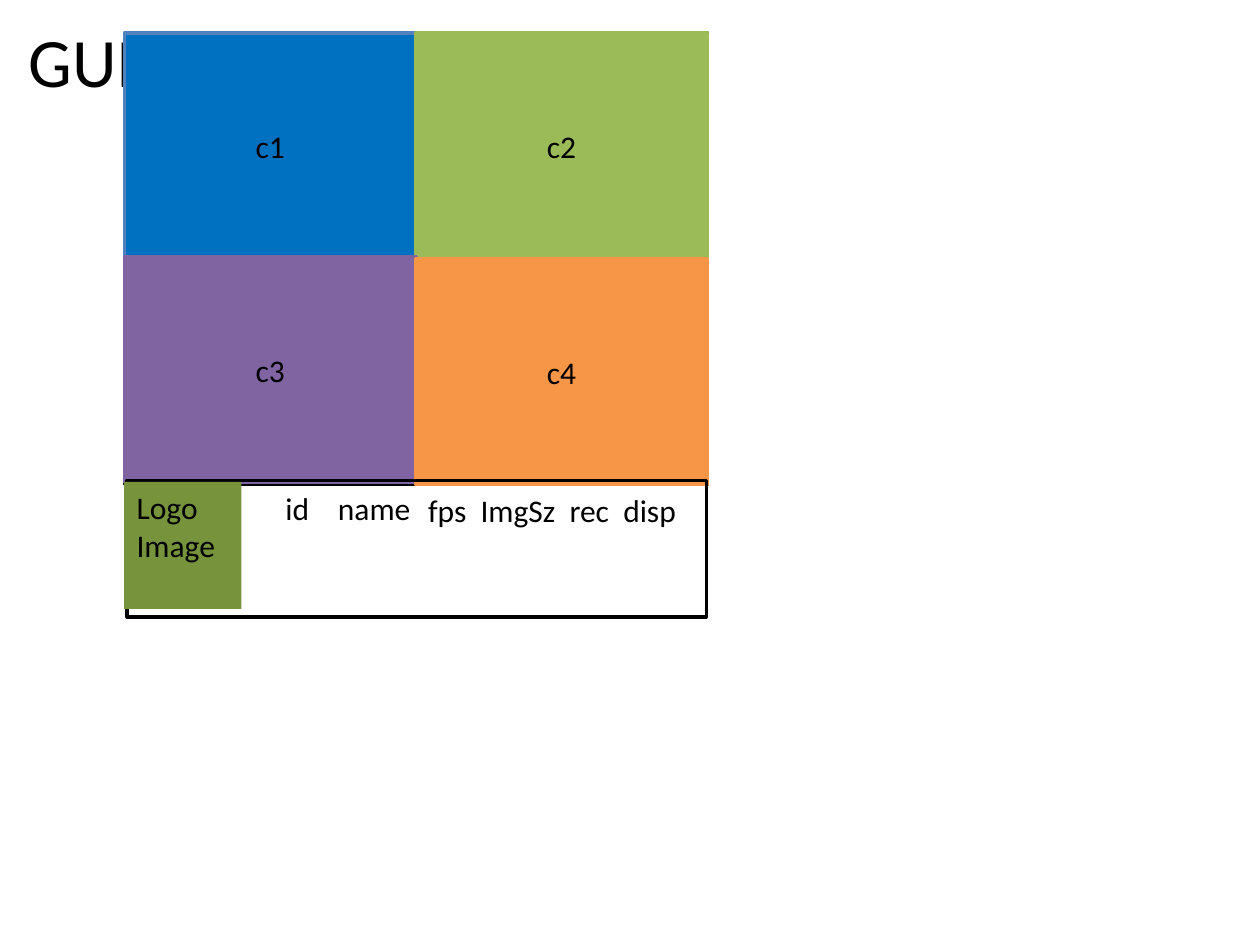
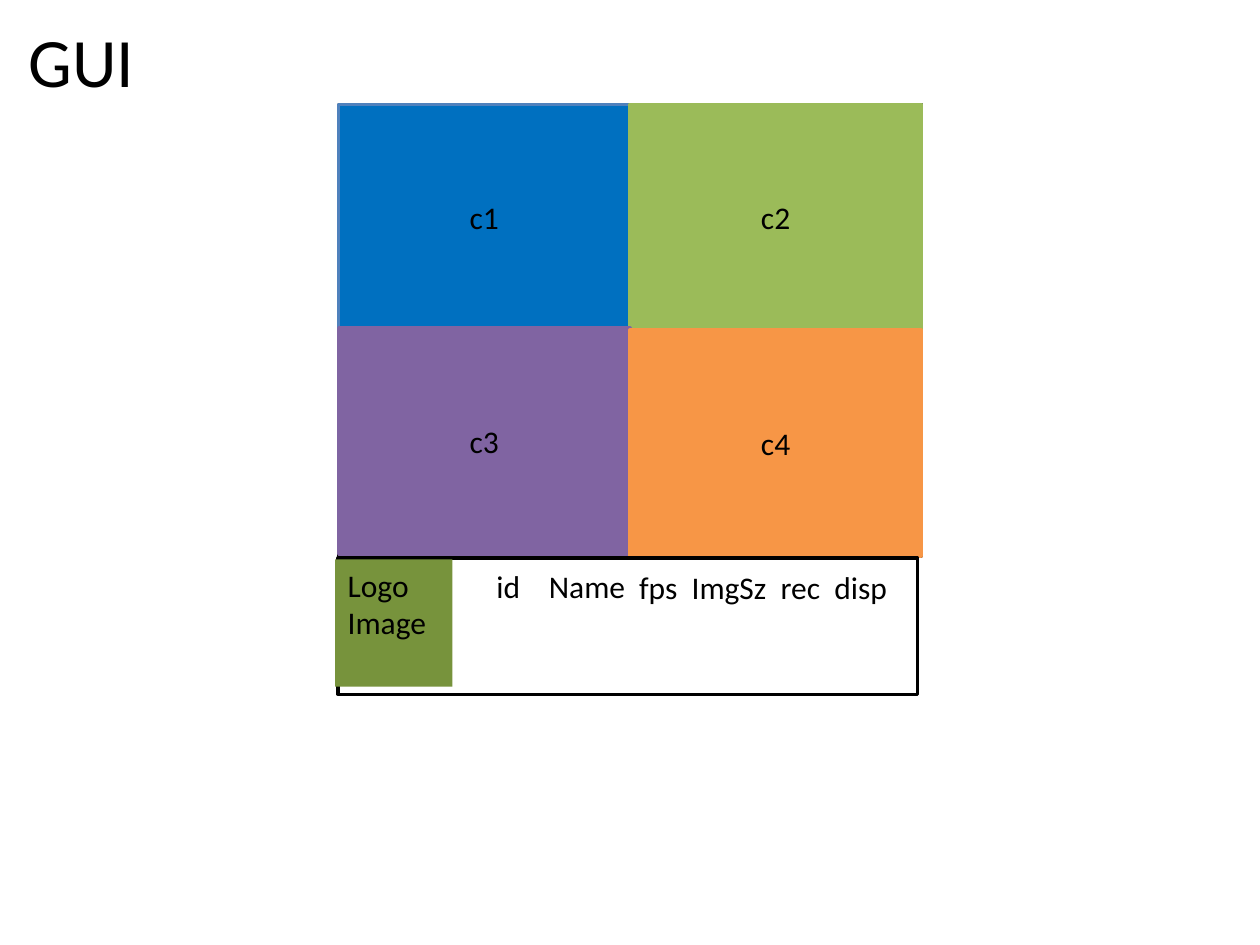
Before and after one commit to shunguang/xEyes, a slide deck: slide 7 of doc/xEyes-overview_v0.pptx. Drawn at 1260x945 pixels with LibreOffice and Linux fonts; fonts in the diff are those of the drawing. Boxes give left, top, right and bottom in pixels: in the first picture for what was removed or moved away, otherwise in the second. Text is boxed around its words. In the diff, an @@ line names an element or a change of style, - is before the commit and + after.

```diff
--- a/doc/xEyes-overview_v0.pptx
+++ b/doc/xEyes-overview_v0.pptx
@@ 5 rectangles: place and size @@
-5 rectangles at <box>125,33,707,484</box>
+5 rectangles at <box>339,105,921,556</box>
@@ 2 rectangles, 1 text: place and size @@
-2 rectangles, 1 text at <box>125,480,707,616</box>
+2 rectangles, 1 text at <box>335,558,917,694</box>
@@ text "fps ImgSz rec disp": place and size @@
-text "fps ImgSz rec disp" at <box>428,500,676,528</box>
+text "fps ImgSz rec disp" at <box>639,577,887,605</box>
@@ text at <box>549,577,625,599</box>: text changed @@
-name
+Name
```
Also in this commit, not shown: 1 other file.
